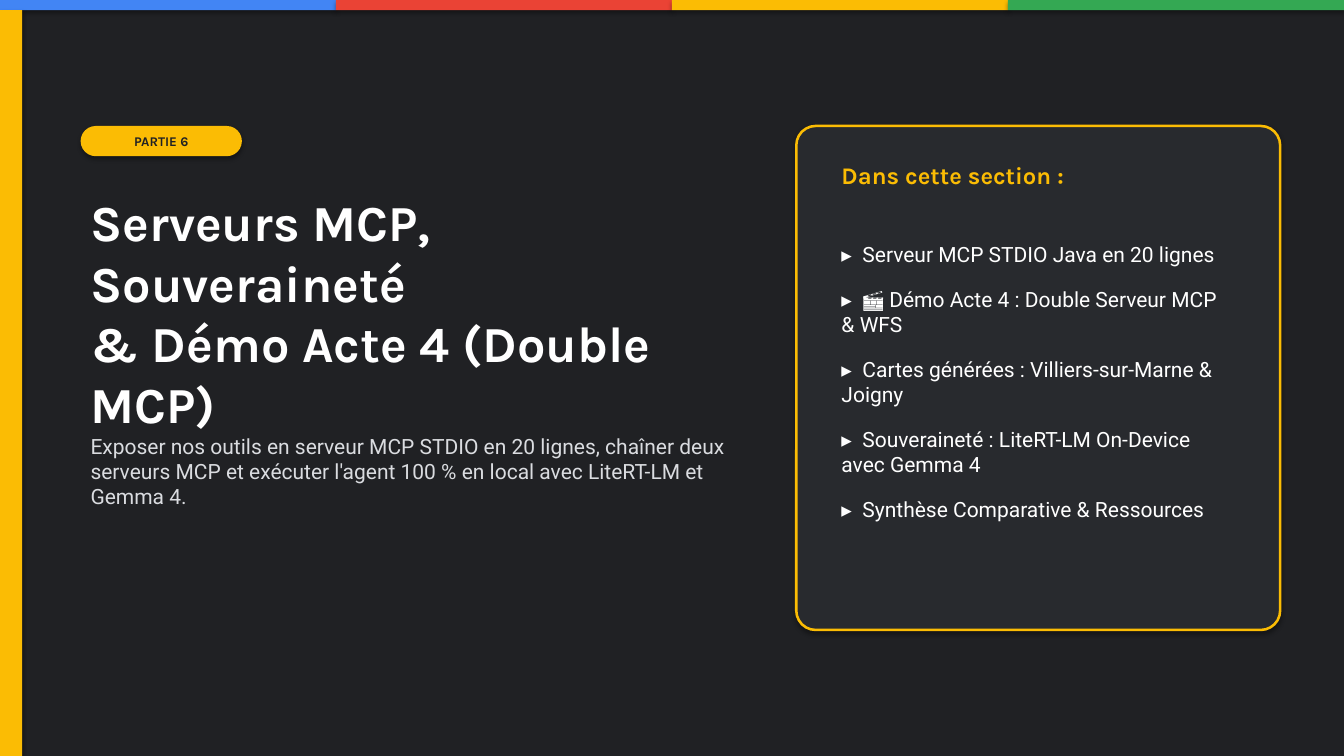
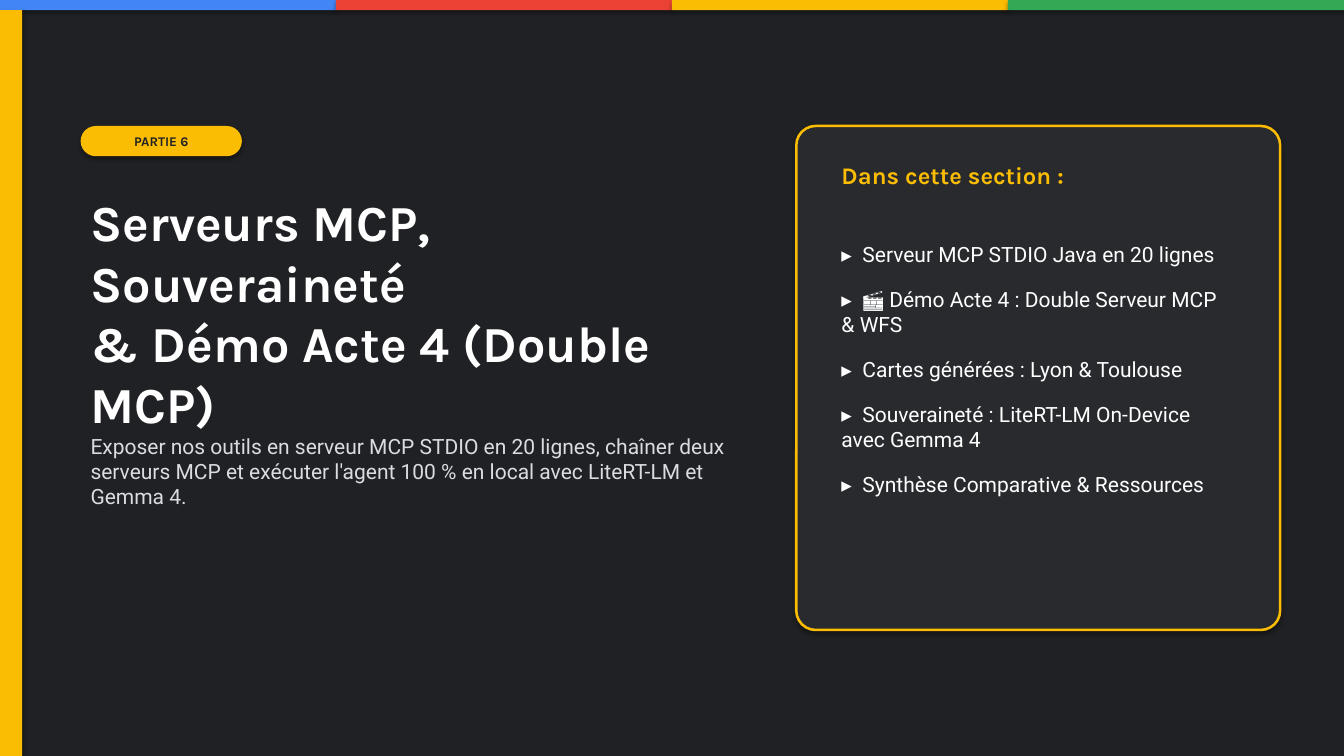
Before and after one commit to glaforge/ign-agentic, a slide deck: slide 46 of docs/presentation-workshop-ign-progressive.pptx. Drawn at 1344x756 pixels with LibreOffice and Linux fonts; fonts in the diff are those of the drawing. Boxes give left, top, right and bottom in pixels: in the first picture for what was removed or moved away, otherwise in the second. Text is boxed around its words. In the diff, an @@ line names an element or a change of style, - is before the commit and + after.

```diff
--- a/docs/presentation-workshop-ign-progressive.pptx
+++ b/docs/presentation-workshop-ign-progressive.pptx
@@ text at <box>862,361,1183,382</box>: text changed @@
-▸ Cartes générées : Villiers-sur-Marne & Joigny
+▸ Cartes générées : Lyon & Toulouse
```
Also in this commit, not shown: 2 other slides changed, 8 other files.
